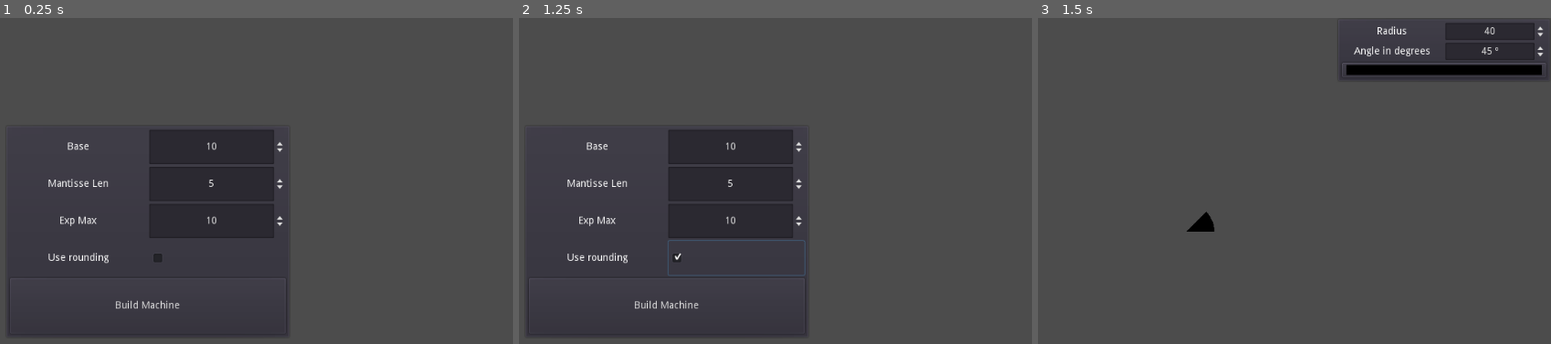
Above: before the commit, frames 1-3 (left to right).
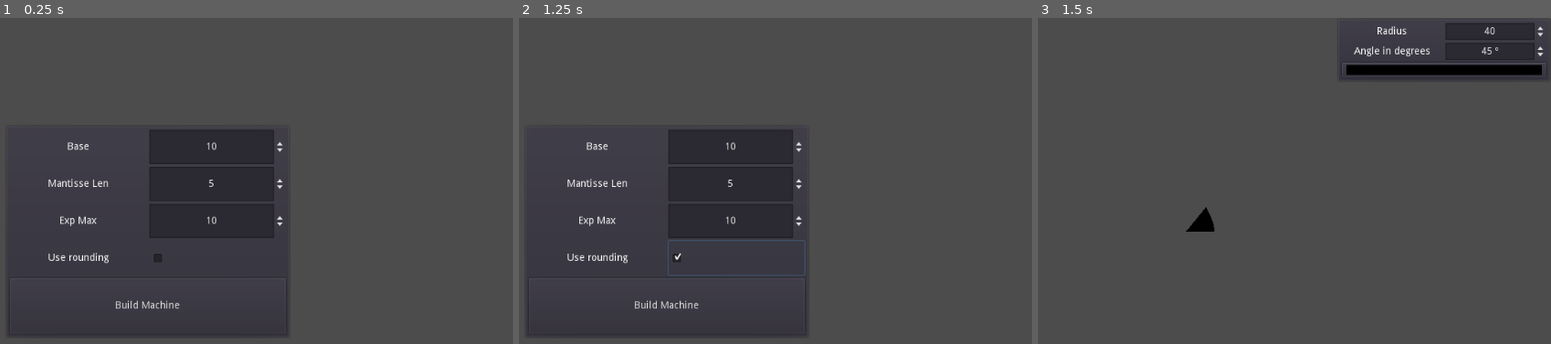
Above: after the commit, the same moments.

Repository: mhco0/TAAL
Game: Godot game, scene res://scenes/build_machine.tscn
The game is run twice, just before and just after one commit, with the same random seed, the same clock (stepped at 60 frames per second) and the same inputs.
Inputs (mouse positions are in pixels of both pictures, inside the frame that each line leads up to):
- Up to frame 1 (0.25 s): no input
- Up to frame 2 (1.25 s): click (734, 259) at 0.5 s
- Up to frame 3 (1.5 s): click "Build Machine" at 1.25 s

Frames 1-2 are identical in both runs. In frame 3, less than 0.1% of the frame differs, in the area x 28-34%, y 57-66%.

Commit message:
Fix mult signal

Diff:
--- a/scripts/machine.gd
+++ b/scripts/machine.gd
@@ -176,7 +176,7 @@
 	n2 = MachineNumber.new(n2._base, PoolByteArray(n2._mantisse), n2._exp, n2._sign)
 	var n3: MachineNumber = MachineNumber.new(n1._base, PoolByteArray(n1._mantisse), \
 												0, int(n1._sign) ^ int(n2._sign))
-
+	n2._sign = 0
 	n3.shift(_mantisse_len)
 	#print("multiply %f %f"%[to_float(n1), to_float(n2)])
 
@@ -248,7 +248,6 @@
 	return sum
 
 func machine_cos(n1: float) -> MachineNumber:
-	n1 = abs(n1)
 	var tpot = represent(n1)
 	var tsqr = mult(tpot, tpot)
 	tpot = represent(1)
